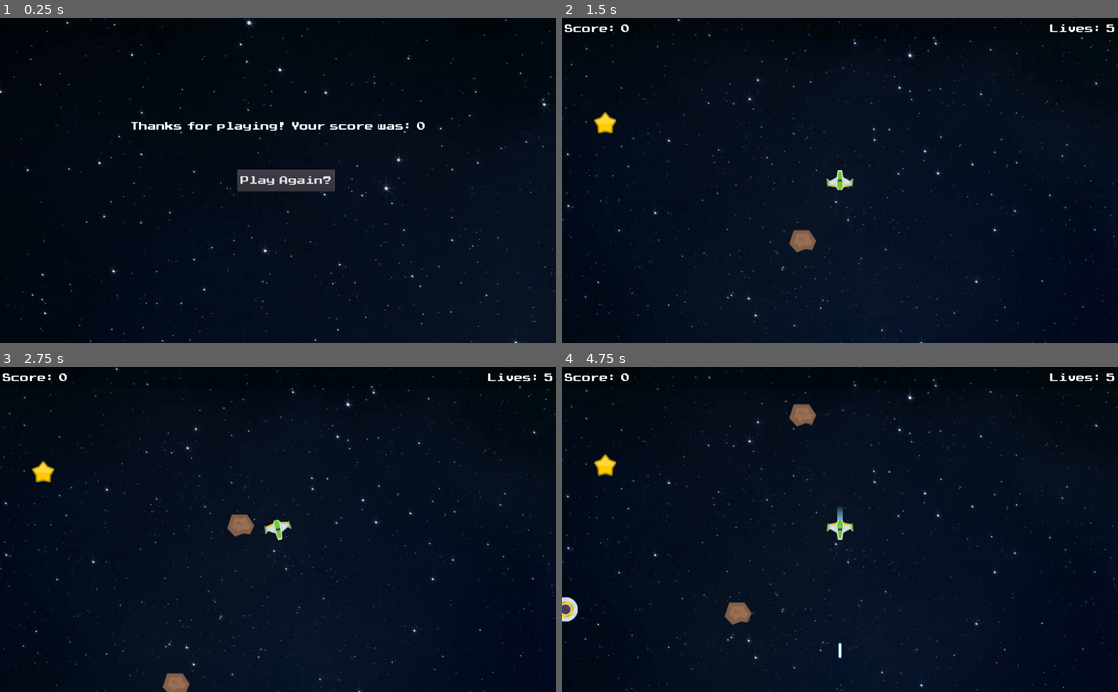
Above: before the commit, frames 1-4 (two rows, left to right).
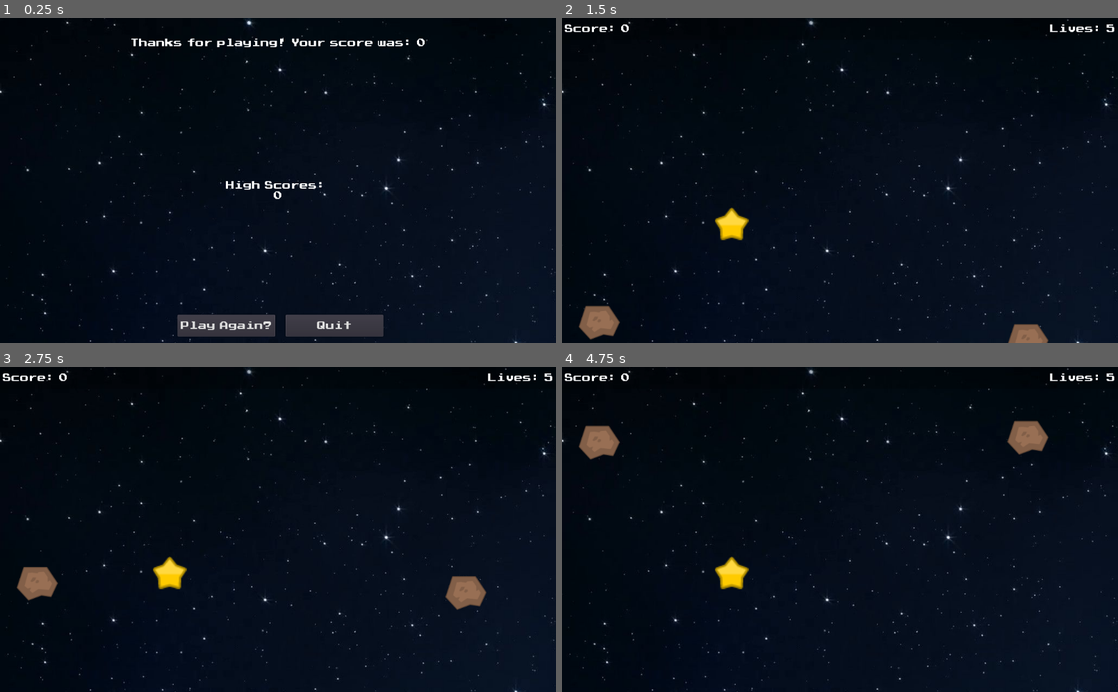
Above: after the commit, the same moments.

Repository: arabellaloveridge/02-Space-Shooter
Game: Godot game, scene res://UI/End_Game.tscn
The game is run twice, just before and just after one commit, with the same random seed, the same clock (stepped at 60 frames per second) and the same inputs. This scene is started directly instead of the project's main scene.
Inputs (mouse positions are in pixels of both pictures, inside the frame that each line leads up to):
- Up to frame 1 (0.25 s): no input
- Up to frame 2 (1.5 s): click "Play Again?" at 0.5 s; click (589, 317) at 1.27 s
- Up to frame 3 (2.75 s): hold D (right) from 2.03 s (still down); tap Space (shoot) at 2.1 s
- Up to frame 4 (4.75 s): release D (right) at 2.78 s; hold A (left) 2.78-3.53 s; tap Space (shoot) at 2.85, 3.6, 4.35 s; hold D (right) 3.53-4.28 s; hold W (up) from 4.28 s (still down)

The runs differ from the first frame. In frame 1, 4.8% of the frame differs, in the area x 23-77%, y 6-99%; in frame 2, 3.2%; in frame 3, 3.7%; in frame 4, 4.0%.

Commit message:
Project 02 (Edited)

Diff:
--- a/Game.tscn
+++ b/Game.tscn
@@ -8,8 +8,15 @@
 [ext_resource path="res://Assets/AtariFontFullVersion-ZJ23.ttf" type="DynamicFontData" id=6]
 [ext_resource path="res://Enemy/Enemy2_Container.gd" type="Script" id=7]
 [ext_resource path="res://Effects/Powerup_Container.gd" type="Script" id=8]
+[ext_resource path="res://UI/Pause.gd" type="Script" id=9]
 
 [sub_resource type="DynamicFont" id=1]
+font_data = ExtResource( 6 )
+
+[sub_resource type="DynamicFont" id=2]
+font_data = ExtResource( 6 )
+
+[sub_resource type="DynamicFont" id=3]
 font_data = ExtResource( 6 )
 
 [node name="Game" type="Node2D"]
@@ -80,3 +87,58 @@
 text = "Lives:"
 align = 2
 valign = 1
+
+[node name="Pause" type="Control" parent="UI"]
+pause_mode = 2
+anchor_right = 1.0
+anchor_bottom = 1.0
+mouse_filter = 2
+script = ExtResource( 9 )
+__meta__ = {
+"_edit_use_anchors_": false
+}
+
+[node name="Background" type="ColorRect" parent="UI/Pause"]
+anchor_right = 1.0
+anchor_bottom = 1.0
+color = Color( 0.156863, 0.14902, 0.14902, 0.501961 )
+
+[node name="Label" type="Label" parent="UI/Pause"]
+margin_left = 414.0
+margin_top = 222.0
+margin_right = 610.0
+margin_bottom = 238.0
+custom_fonts/font = SubResource( 2 )
+text = "Paused"
+align = 1
+valign = 1
+
+[node name="Control" type="Control" parent="UI/Pause"]
+margin_left = 414.0
+margin_top = 258.0
+margin_right = 610.0
+margin_bottom = 258.0
+
+[node name="Restart" type="Button" parent="UI/Pause"]
+margin_left = 414.0
+margin_top = 278.0
+margin_right = 610.0
+margin_bottom = 318.0
+rect_min_size = Vector2( 0, 40 )
+custom_fonts/font = SubResource( 3 )
+text = "Restart Game"
+__meta__ = {
+"_edit_use_anchors_": false
+}
+
+[node name="Quit" type="Button" parent="UI/Pause"]
+margin_left = 414.0
+margin_top = 338.0
+margin_right = 610.0
+margin_bottom = 378.0
+rect_min_size = Vector2( 0, 40 )
+custom_fonts/font = SubResource( 3 )
+text = "Quit Game"
+
+[connection signal="pressed" from="UI/Pause/Restart" to="UI/Pause" method="_on_Restart_pressed"]
+[connection signal="pressed" from="UI/Pause/Quit" to="UI/Pause" method="_on_Quit_pressed"]
--- a/Global.gd
+++ b/Global.gd
@@ -6,6 +6,11 @@
 var lives = 5
 
 var Player = null
+
+const SCORES = "user://res://score.sav"
+const SECRET = "I LOVE PROJECT 02"
+
+var scores = []
 
 func _ready():
 	pause_mode = Node.PAUSE_MODE_PROCESS
@@ -21,6 +26,7 @@
 func reset():
 	score = 0
 	lives = 5
+	load_scores()
 
 func update_score(s):
 	score += s
@@ -36,9 +42,37 @@
 	if lives <= 0:
 		end_game()
 
-func _unhandled_input(event):
-	if event.is_action_pressed("menu"):
-		get_tree().quit()
+func add_score():
+	var temp = []
+	var trailer = 100000000000
+	var added = false
+	for s in scores:
+		if score > trailer and score > s["score"]:
+			temp.append({"score": score})
+		temp.append(s)
+		trailer = s["score"]
+	if not added:
+		temp.append({"score": score})
+	scores = temp
+	save_scores()
+
+func load_scores():
+	var save_scores = File.new()
+	if not save_scores.file_exists(SCORES):
+		return
+
+	save_scores.open_encrypted_with_pass(SCORES, File.READ, SECRET)
+	var contents = save_scores.get_as_text()
+	var json_contents = JSON.parse(contents)
+	if json_contents.error == OK:
+		scores = json_contents.result
+	save_scores.close()
+
+func save_scores():
+	var save_scores = File.new()
+	save_scores.open_encrypted_with_pass(SCORES, File.WRITE, SECRET)
+	save_scores.store_string(to_json(scores))
+	save_scores.close()
 
 func end_game():
 	var _scene = get_tree().change_scene("res://UI/End_Game.tscn")
--- a/UI/End_Game.gd
+++ b/UI/End_Game.gd
@@ -2,9 +2,18 @@
 
 
 func _ready():
+	Global.add_score()
 	$Label.text = "Thanks for playing! Your score was: " + str(Global.score)
-
+	$Scores.text = "High Scores: \n"
+	var count = 0
+	for score in Global.scores:
+		if count < 5:
+			$Scores.text = $Scores.text + str(score["score"]) + "\n"
+			count += 1
 
 func _on_Play_Again_pressed():
 	Global.reset()
-	var _scene = get_tree().change_scene("res://UI/Selector.tscn")
+	var _scene = get_tree().change_scene("res://Game.tscn")
+
+func _on_Quit_pressed():
+	get_tree().quit()
--- a/UI/End_Game.tscn
+++ b/UI/End_Game.tscn
@@ -7,7 +7,13 @@
 [sub_resource type="DynamicFont" id=1]
 font_data = ExtResource( 2 )
 
+[sub_resource type="DynamicFont" id=3]
+font_data = ExtResource( 2 )
+
 [sub_resource type="DynamicFont" id=2]
+font_data = ExtResource( 2 )
+
+[sub_resource type="DynamicFont" id=4]
 font_data = ExtResource( 2 )
 
 [node name="End_Game" type="Control"]
@@ -30,26 +36,55 @@
 
 [node name="Label" type="Label" parent="."]
 anchor_right = 1.0
-margin_bottom = 400.0
+margin_bottom = 93.0
 custom_fonts/font = SubResource( 1 )
 text = "Thanks for playing!
 Your score was:"
 align = 1
 valign = 1
 
+[node name="Scores" type="Label" parent="."]
+anchor_right = 1.0
+anchor_bottom = 1.0
+margin_top = 119.0
+margin_bottom = -62.0
+custom_fonts/font = SubResource( 3 )
+align = 1
+valign = 1
+__meta__ = {
+"_edit_use_anchors_": false
+}
+
 [node name="Play_Again" type="Button" parent="."]
 anchor_left = 0.5
-anchor_top = 0.5
+anchor_top = 1.0
 anchor_right = 0.5
-anchor_bottom = 0.5
-margin_left = -75.0
-margin_top = -20.0
-margin_right = 75.0
-margin_bottom = 20.0
+anchor_bottom = 1.0
+margin_left = -185.0
+margin_top = -52.0
+margin_right = -5.0
+margin_bottom = -12.0
 custom_fonts/font = SubResource( 2 )
 text = "Play Again?"
 __meta__ = {
 "_edit_use_anchors_": false
 }
 
+[node name="Quit" type="Button" parent="."]
+anchor_left = 0.5
+anchor_top = 1.0
+anchor_right = 0.5
+anchor_bottom = 1.0
+margin_left = 14.0
+margin_top = -52.0
+margin_right = 194.0
+margin_bottom = -12.0
+rect_min_size = Vector2( 180, 40 )
+custom_fonts/font = SubResource( 4 )
+text = "Quit"
+__meta__ = {
+"_edit_use_anchors_": false
+}
+
 [connection signal="pressed" from="Play_Again" to="." method="_on_Play_Again_pressed"]
+[connection signal="pressed" from="Quit" to="." method="_on_Quit_pressed"]
--- a/UI/Game.gd
+++ b/UI/Game.gd
@@ -1,15 +1,5 @@
 extends Node2D
-
 
 func _ready():
 	Global.update_lives(0)
 	Global.update_score(0)
-
-
-#func _on_Reset_pressed():
-	#Global.reset()
-	#var _scene = get_tree().change_scene("res://Game.tscn")
-
-
-#unc _on_Quit_pressed():
-	#get_tree().quit
--- /dev/null
+++ b/UI/Pause.gd
@@ -0,0 +1,21 @@
+extends Control
+
+func _ready():
+	hide()
+
+func _unhandled_input(event):
+	if event.is_action_pressed("menu"):
+		if not visible:
+			get_tree().paused = true
+			show()
+		else:
+			get_tree().paused = false
+			hide()
+
+func _on_Restart_pressed():
+	get_tree().paused = false
+	Global.reset()
+	get_tree().change_scene("res://UI/Selector.tscn")
+
+func _on_Quit_pressed():
+	get_tree().quit()
Not shown: 1 places in Game.tscn that only renumber resources
Not shown: 1 places in UI/End_Game.tscn that only renumber resources
